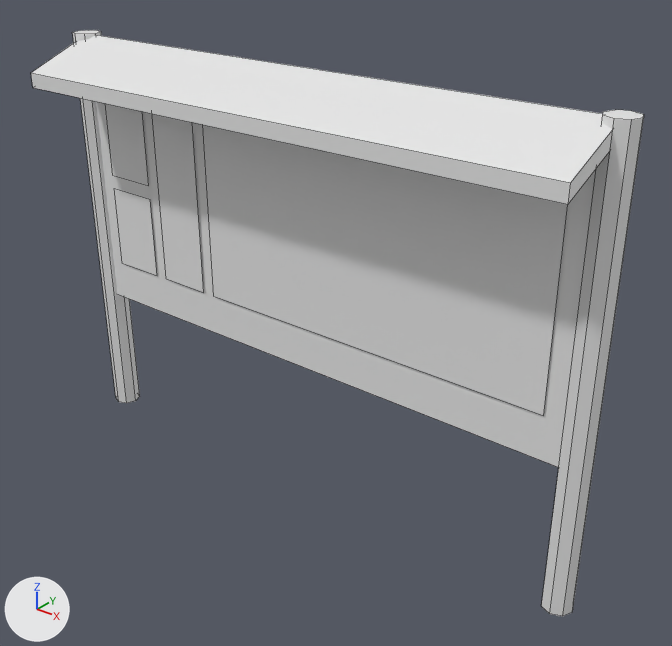
The FBX model Assets/resources/meshes/noticeboard.fbx as it was, and as the next commit left it.
Rendered twice from a 50 mm lens placed at (3.68, -4.26, 4.03), pointed at (0.29, -0.03, 1.4). The axes (+X, +Y, +Z) are drawn at lower left. The lights are the same throughout. Mesh edges are drawn as thin lines. Where no turn or scale is listed for an object, it has been applied to the vertices.

Before the edit, the objects in view are built like this:
```python
me_cube_003 = bpy.data.meshes.new('Cube.003')
me_cube_003.from_pydata(...)  # 8 vertices, 6 faces; spans x -2.0..2.0, y -0.5..0.0, z -0.25..0.05
# before: 0 (-2.0, -0.5, -0.25) at pixel (32, 87), 1 (-2.0, -0.5, -0.15) at pixel (30, 72), 4 (2.0, -0.5, -0.25) at pixel (568, 204), 5 (2.0, -0.5, -0.15) at pixel (570, 182)
me_cylinder = bpy.data.meshes.new('Cylinder')
me_cylinder.from_pydata(...)  # an 8-sided cylinder along z spanning x -0.1..0.1, y -0.1..0.1, z -0.1..2.9; an 8-sided cylinder along z spanning x 3.9..4.1, y -0.1..0.1, z -0.1..2.9
me_plane = bpy.data.meshes.new('Plane')
me_plane.from_pydata(...)  # 16 vertices, 4 faces; spans x -0.2..3.4, y 0.0, z -1.0..0.3
ob_legs = bpy.data.objects.new('legs', me_cylinder)
ob_legs.location = (-2.0, 0.0, 0.1)
ob_notes = bpy.data.objects.new('notes', me_plane)
ob_notes.location = (-1.6, -0.06, 2.3)
ob_roof = bpy.data.objects.new('roof', me_cube_003)
ob_roof.location = (0.0, 0.0, 2.94)
# also in view: 'board' at (0.0, 0.0, 1.95)
```
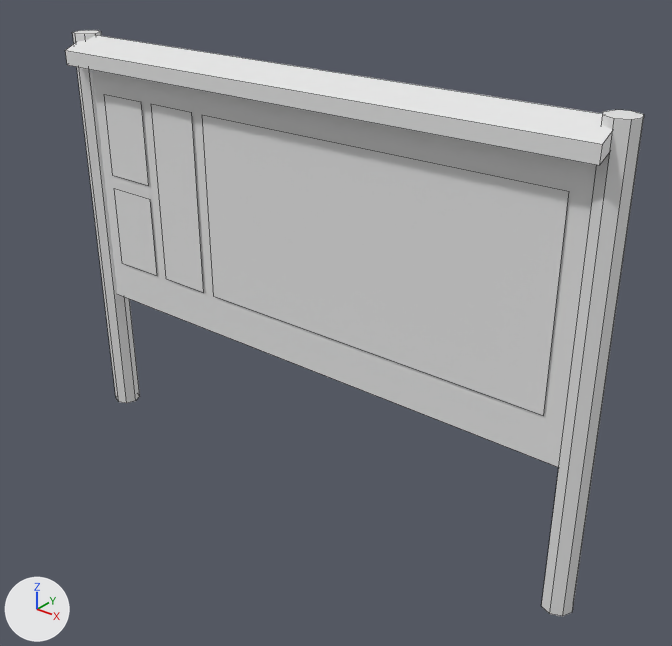
The edits, one by one:
me_cube_003 has 8 vertices, 6 faces and spans x -2.0..2.0, y -0.5..0.0, z -0.25..0.05.
me_cube_003 is used by ob_roof; location (0.0, 0.0, 2.94).
Part 1, on me_cube_003:
Vertices 0, 1, 4, 5 of me_cube_003 move by (0.0, 0.3, 0.11).

Pixel boxes [x1, y1, x2, y2] of what changed, in the pictures (672 x 646 px):
'roof', reshaped (23% shorter): before [31, 35, 613, 204]; after [65, 35, 613, 165]
